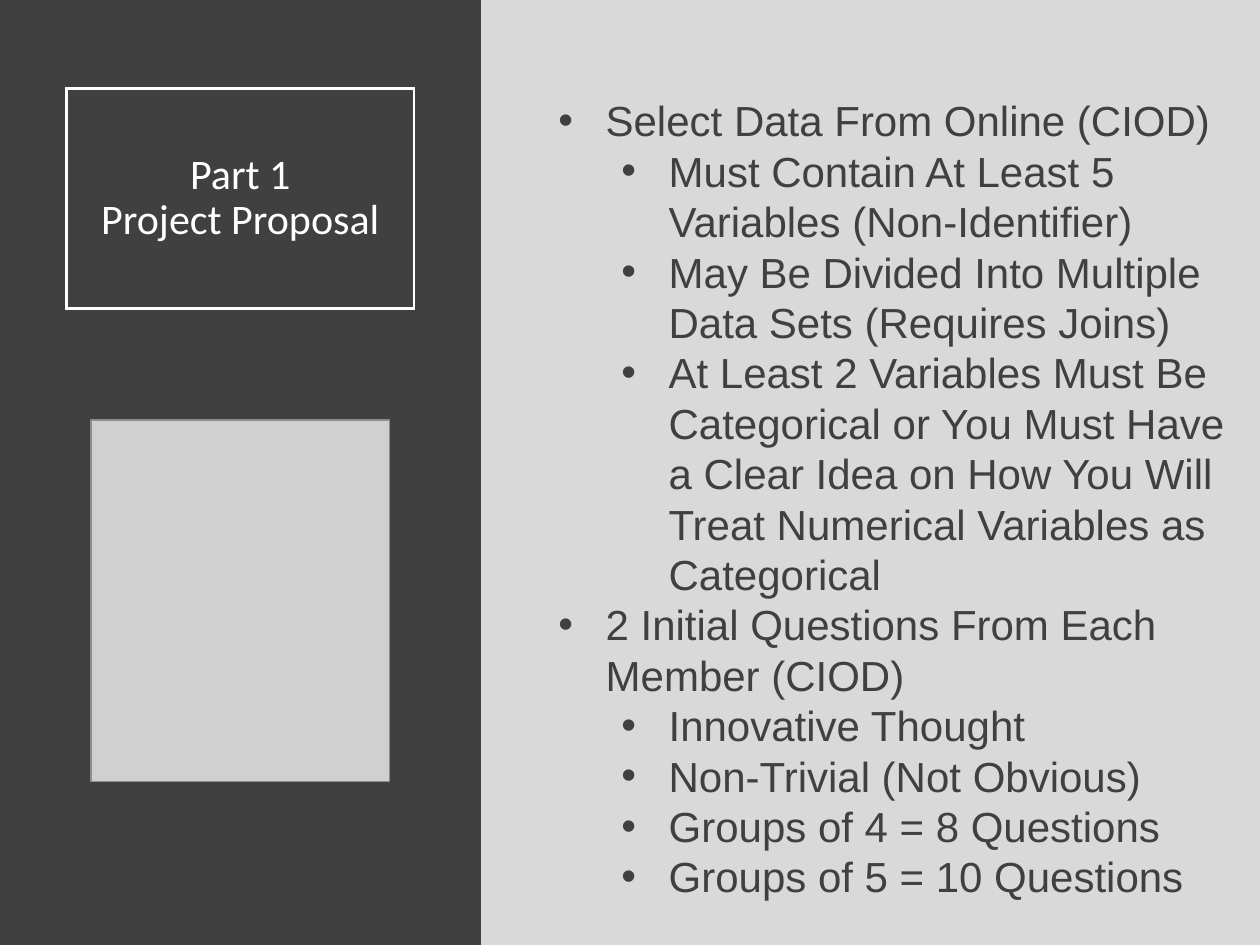
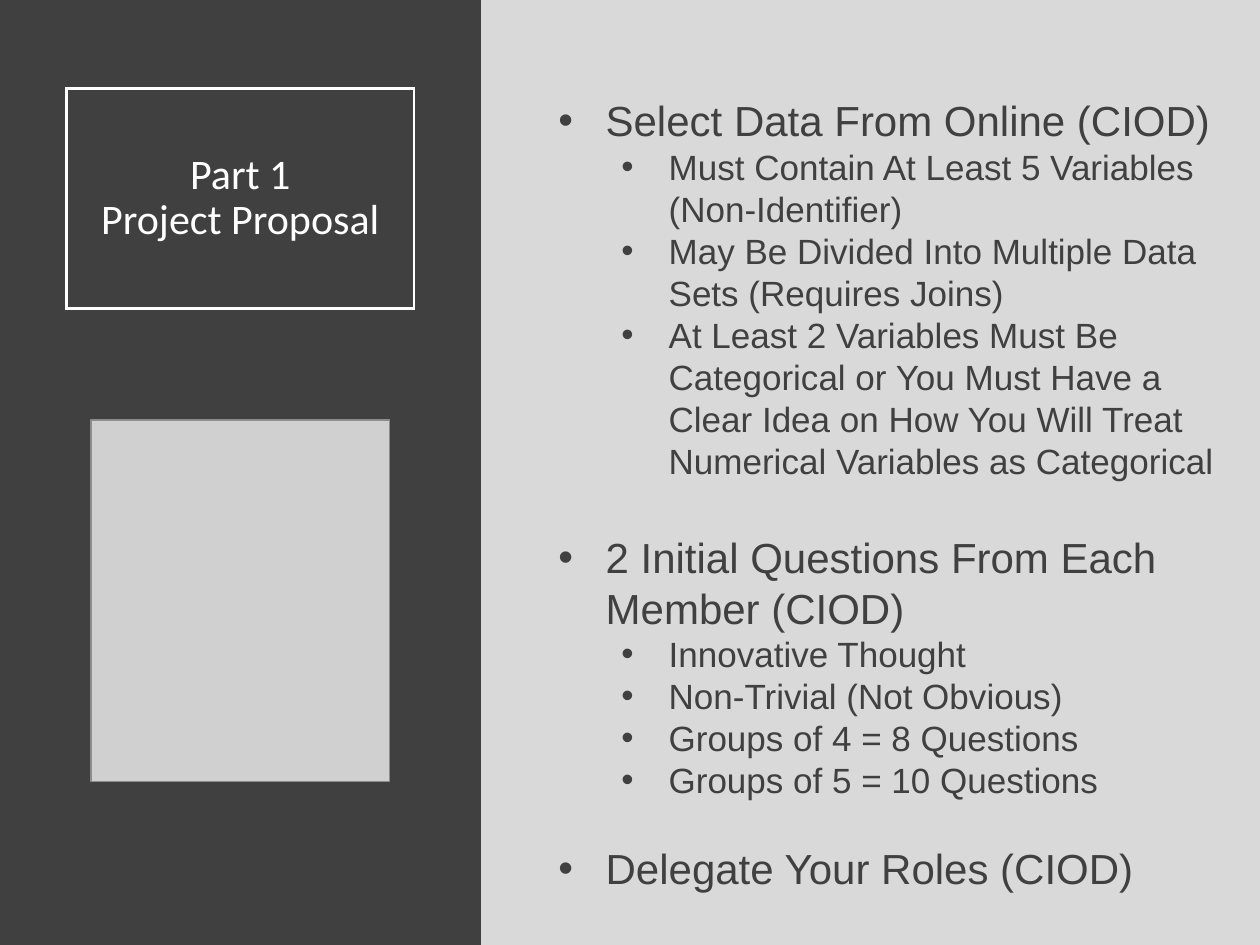
Before and after one commit to SuperMarioGiacomazzo/STOR320_WEBSITE, a slide deck: slide 10 of Lecture/Final Project 1/Final_Project_1_Lecture.pptx. Drawn at 1260x945 pixels with LibreOffice and Linux fonts; fonts in the diff are those of the drawing; grey boxes stand for pictures. Boxes give left, top, right and bottom in pixels: in the first picture for what was removed or moved away, otherwise in the second. Text is boxed around its words. In the diff, an @@ line names an element or a change of style, - is before the commit and + after.

Commit message:
Project Updates

```diff
--- a/Lecture/Final Project 1/Final_Project_1_Lecture.pptx
+++ b/Lecture/Final Project 1/Final_Project_1_Lecture.pptx
@@ text at <box>669,154,1213,800</box>: size 24 to 20 pt in "Must Contain At Least 5 Variables (Non-Identifier)", "May Be Divided Into Multiple Data Sets ...", "At Least 2 Variables Must Be Categorical ...", "Innovative Thought" and 3 more places @@
@@ text at <box>606,853,1133,893</box>: paragraph added @@
+• Delegate Your Roles (CIOD)
```
Also in this commit, not shown: 15 other slides changed, 3 other files.
